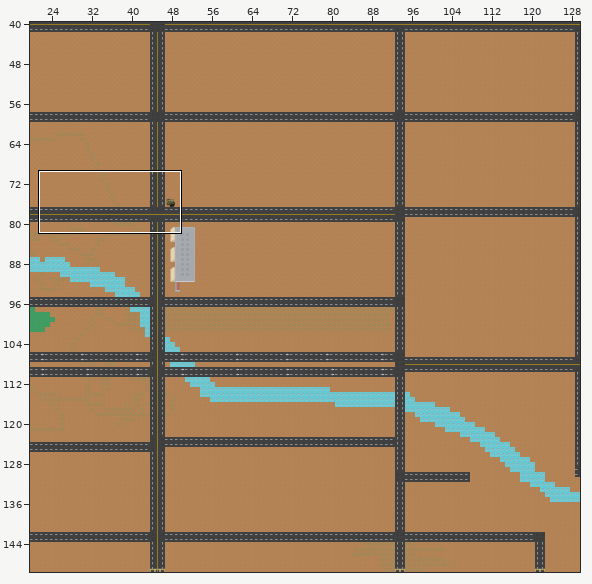
Tiled map -- resources/maps/tucson.tmx. Above: a wide view before the commit, with the close-up outlined.
Close-up. Earlier state:
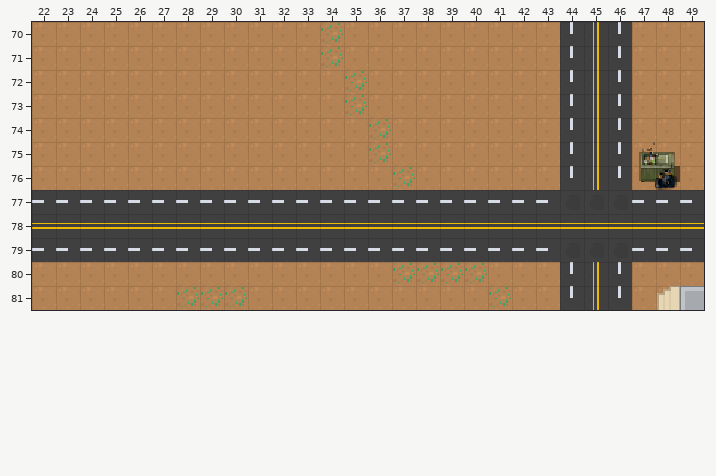
Cells are 16x16 px. Shown: x 22..49, y 70..81. The commit also changed other parts of the map, which this record leaves out.
New version:
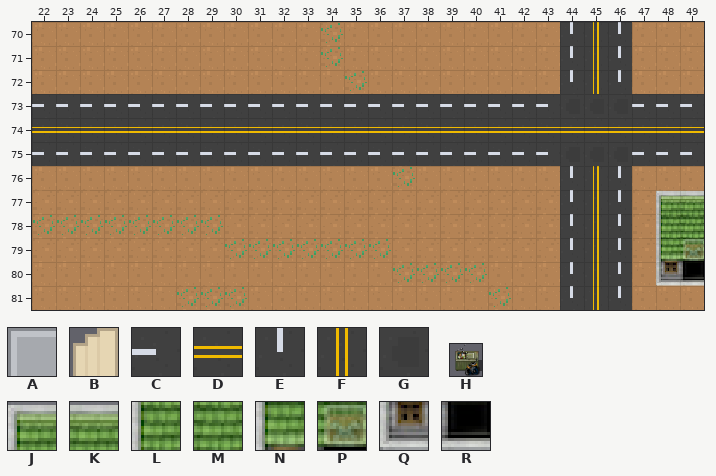
Key: from "city_tileset": A 16, B 164, C 712, D 716, E 749, F 753, G 898; from "dumpter": H 2; from "houses2": J 0, K 1, L 10, M 11, N 20, P 21, Q 30, R 31.
_ is an empty cell.
What changed:
Layer "Roads":
y 73: x 22..49 ______________________EFE___ -> CCCCCCCCCCCCCCCCCCCCCCGGGCCC
y 74: x 22..49 ______________________EFE___ -> DDDDDDDDDDDDDDDDDDDDDDDDDDDD
y 75: x 22..49 ______________________EFE___ -> CCCCCCCCCCCCCCCCCCCCCCGGGCCC
y 77: x 22..49 CCCCCCCCCCCCCCCCCCCCCCGGGCCC -> ______________________EFE___
y 78: x 22..49 DDDDDDDDDDDDDDDDDDDDDDDDDDDD -> ______________________EFE___
y 79: x 22..49 CCCCCCCCCCCCCCCCCCCCCCGGGCCC -> ______________________EFE___
Layer "Buildings":
y 77: x 48..49 __ -> JK
y 78: x 48..49 __ -> LM
y 79: x 48..49 __ -> NP
y 80: x 48..49 __ -> QR
y 81: x 48..49 BA -> __
Layer "Items":
y 76: x 47 H -> _
Changed places in both close-ups, as pixel boxes (x1, y1, x2, y2):
changed: (32, 94, 704, 310)
